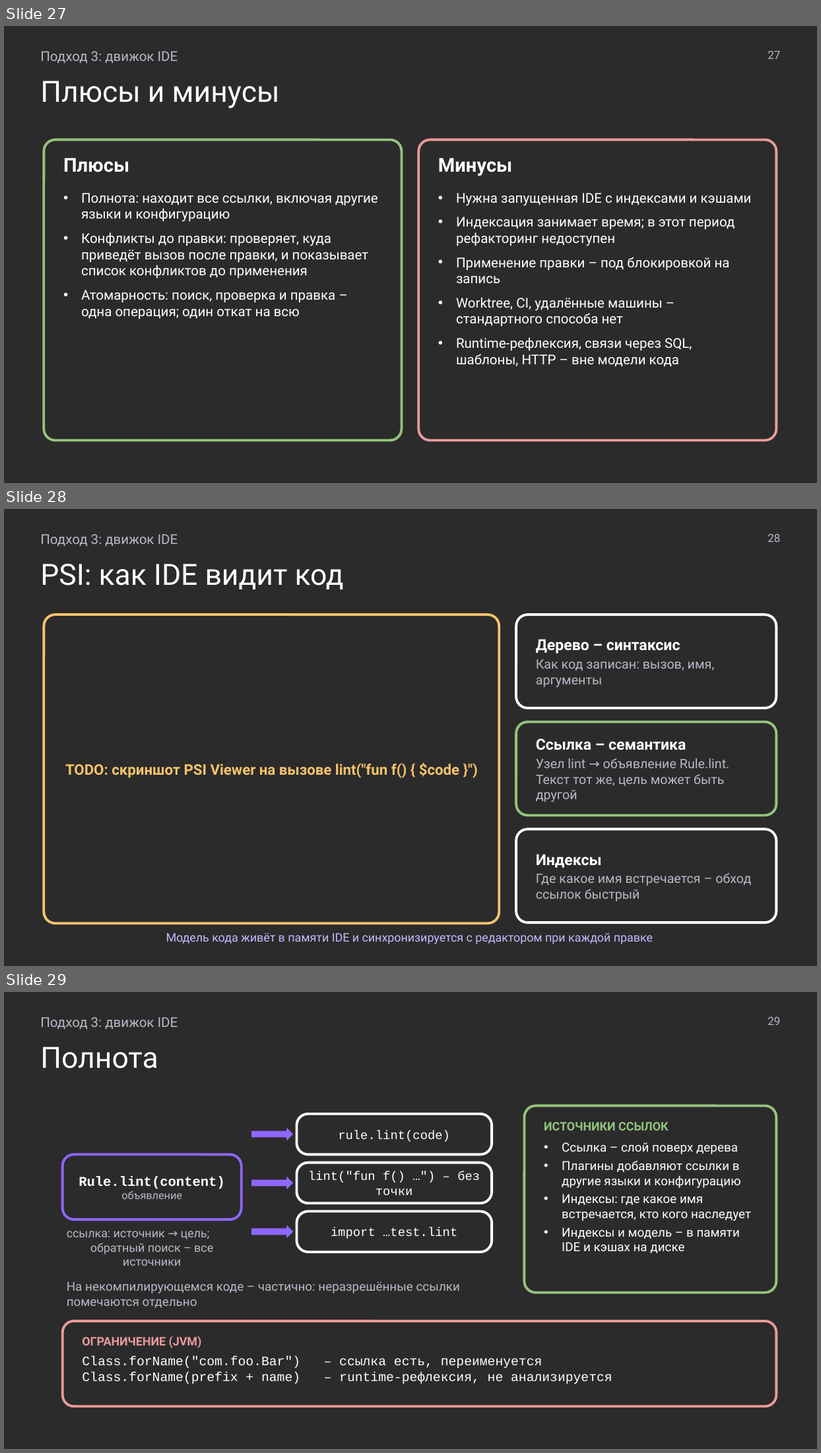
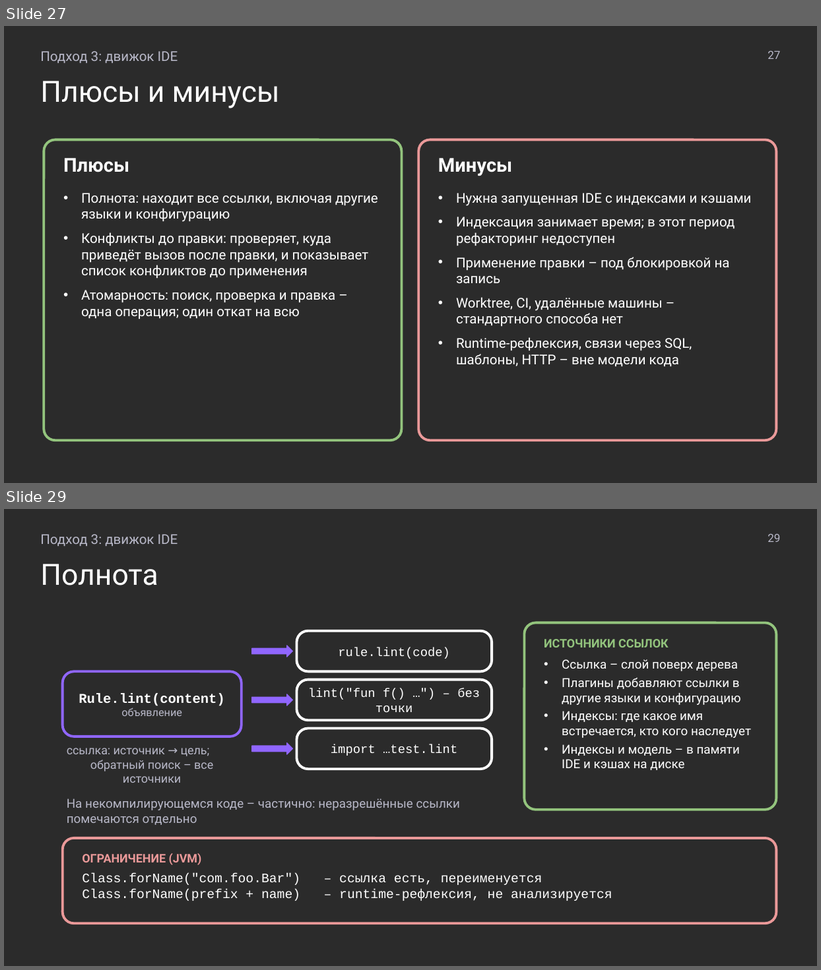
Before and after one commit to MchKosticyn/ide-refactoring-in-ai-agents, a slide deck: Доклад_ Рефакторинг в ИИ-агентах.pptx. Shown one above the other, each under a label of ours: slides 27, 28 and 29 before the commit, slides 27 and 29 after it; the slides between them are not shown. The pictures are 821x1453 and 821x970 pixels, drawn with LibreOffice and Linux fonts; fonts in the diff are those of the drawing; background and template pictures are left out; a plain dark background stands for a picture behind light text. Boxes give left, top, right and bottom in pixels: in the first picture for what was removed or moved away, otherwise in the second. Text is boxed around its words. In the diff, an @@ line names an element or a change of style, - is before the commit and + after.

Commit message:
PSI slide: drawn tree + reference scheme instead of viewer screenshot

```diff
--- a/Доклад_ Рефакторинг в ИИ-агентах.pptx
+++ b/Доклад_ Рефакторинг в ИИ-агентах.pptx
@@ slide 28 removed at (4,509,817,966), background picture (left out) @@
@@ text removed at (40,534,178,546) @@
-Подход 3: движок IDE
@@ text removed at (768,533,780,542) @@
-28
@@ text removed at (40,564,344,590) @@
-PSI: как IDE видит код
@@ rounded rectangle removed at (44,615,499,923) @@
-TODO: скриншот PSI Viewer на вызове lint("fun f() { $code }")
@@ rounded rectangle removed at (516,615,776,708) @@
-Дерево – синтаксис
-Как код записан: вызов, имя, аргументы
@@ rounded rectangle removed at (516,722,776,815) @@
-Ссылка – семантика
-Узел lint → объявление Rule.lint. Текст тот же, цель может быть другой
@@ rounded rectangle removed at (516,829,776,923) @@
-Индексы
-Где какое имя встречается – обход ссылок быстрый
@@ text removed at (166,933,653,945) @@
-Модель кода живёт в памяти IDE и синхронизируется с редактором при каждой правке
```
Also in this commit, not shown: 1 slide added, 1 other file.
